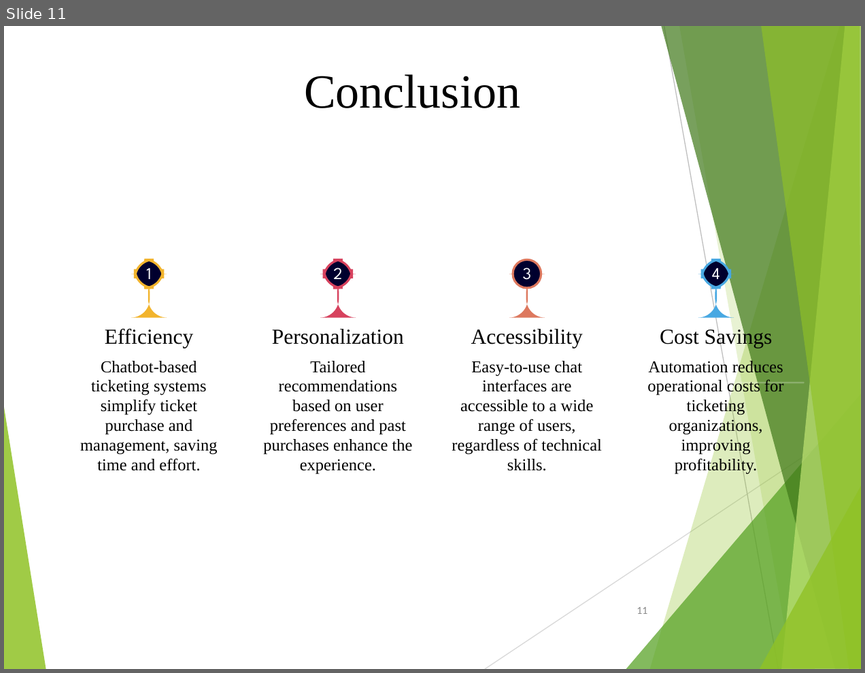
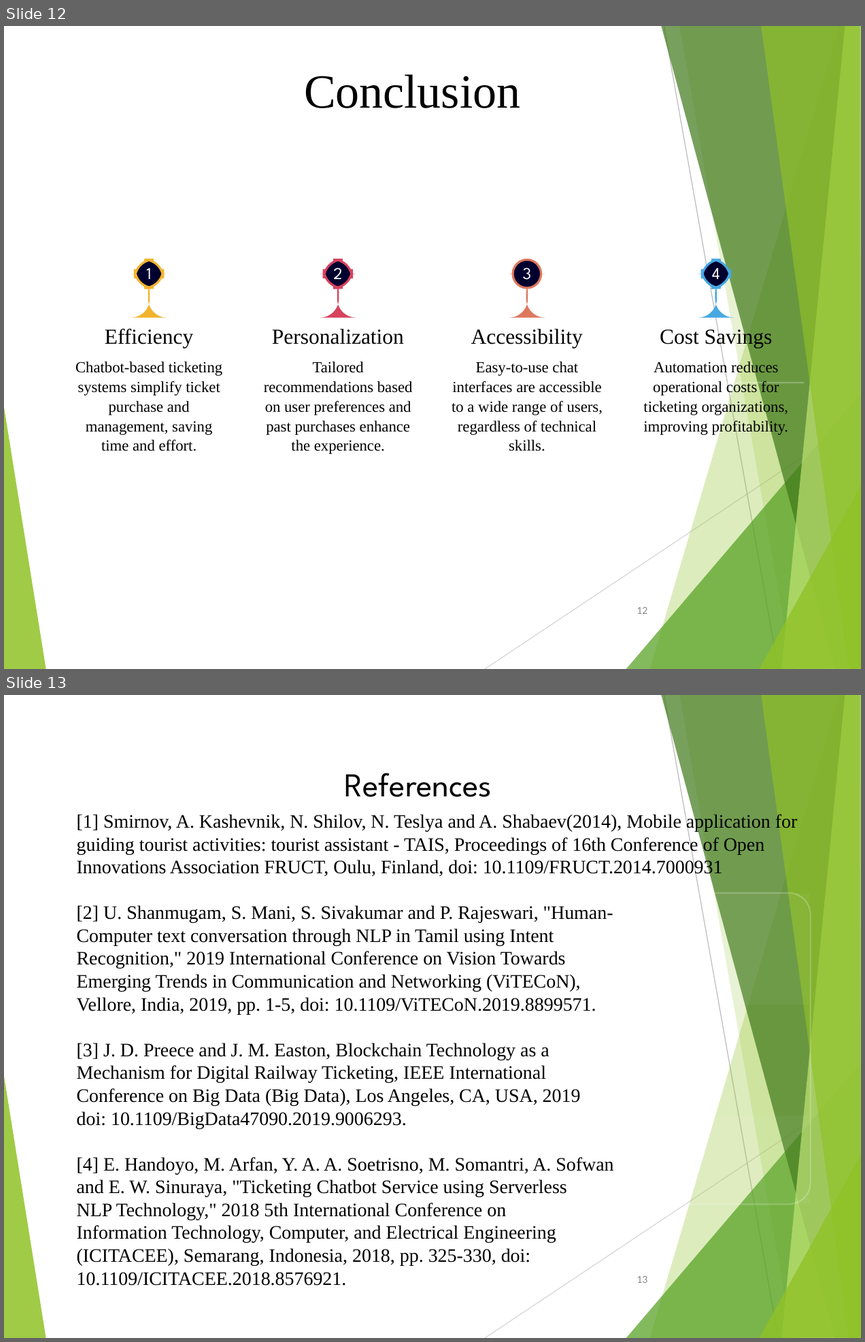
Before and after one commit to tanmay4521/Online-Chatbot-Based-Ticketing-System, a slide deck: Documentation/PPT Online Chatbot.ppt. Shown one above the other, each under a label of ours: slide 11 before the commit, slides 12 and 13 after it. The pictures are 865x673 and 865x1342 pixels, drawn with LibreOffice and Linux fonts; fonts in the diff are those of the drawing. Boxes give left, top, right and bottom in pixels: in the first picture for what was removed or moved away, otherwise in the second. Text is boxed around its words. In the diff, an @@ line names an element or a change of style, - is before the commit and + after.

```diff
--- a/Documentation/PPT Online Chatbot.ppt
+++ b/Documentation/PPT Online Chatbot.ppt
@@ slide 13 added at (4, 695, 861, 1338), background #FFFFFF; not listed: 10 template elements that a slide beside it also shows @@
@@ text added at (345, 773, 492, 797), 28 pt, text #000000 @@
+References
@@ text added at (77, 813, 798, 1285), 16 pt, text #000000 @@
+[1] Smirnov, A. Kashevnik, N. Shilov, N. Teslya and A. Shabaev(2014), Mobile application for guiding tourist activities: tourist assistant - TAIS, Proceedings of 16th Conference of Open Innovations Association FRUCT, Oulu, Finland, doi: 10.1109/FRUCT.2014.7000931
+[2] U. Shanmugam, S. Mani, S. Sivakumar and P. Rajeswari, "Human-
+Computer text conversation through NLP in Tamil using Intent
+Recognition," 2019 International Conference on Vision Towards
+Emerging Trends in Communication and Networking (ViTECoN),
+Vellore, India, 2019, pp. 1-5, doi: 10.1109/ViTECoN.2019.8899571.
+[3] J. D. Preece and J. M. Easton, Blockchain Technology as a
+Mechanism for Digital Railway Ticketing, IEEE International
+Conference on Big Data (Big Data), Los Angeles, CA, USA, 2019
+doi: 10.1109/BigData47090.2019.9006293.
+[4] E. Handoyo, M. Arfan, Y. A. A. Soetrisno, M. Somantri, A. Sofwan
+and E. W. Sinuraya, "Ticketing Chatbot Service using Serverless
+NLP Technology," 2018 5th International Conference on
+Information Technology, Computer, and Electrical Engineering
+(ICITACEE), Semarang, Indonesia, 2018, pp. 325-330, doi:
+10.1109/ICITACEE.2018.8576921.
@@ rounded rectangle added at (376, 893, 810, 1204), outline #FFFFFF 1.19 pt @@
@@ rectangle added at (377, 894, 809, 1004), fill #FFFFFF at 4% opacity @@
@@ rectangle added at (377, 1116, 809, 1203), fill #FFFFFF at 4% opacity @@
@@ page number added at (636, 1276, 647, 1283), 9 pt, text #898989 @@
+13
@@ what was slide 11 is now slide 12 @@
@@ slide 12 changed as well @@
@@ size 14 to 12.9 pt in 4 elements at (75, 361, 222, 451), (264, 361, 413, 454), (451, 361, 602, 435), (643, 360, 789, 435) @@
@@ freeform shape at (759, 484, 861, 669): outline redrawn @@
@@ page number at (636, 607, 647, 614): text changed @@
-11
+12
```
Also in this commit, not shown: 10 other slides changed, 3 other slides added, 2 slides removed, 27 other files.
